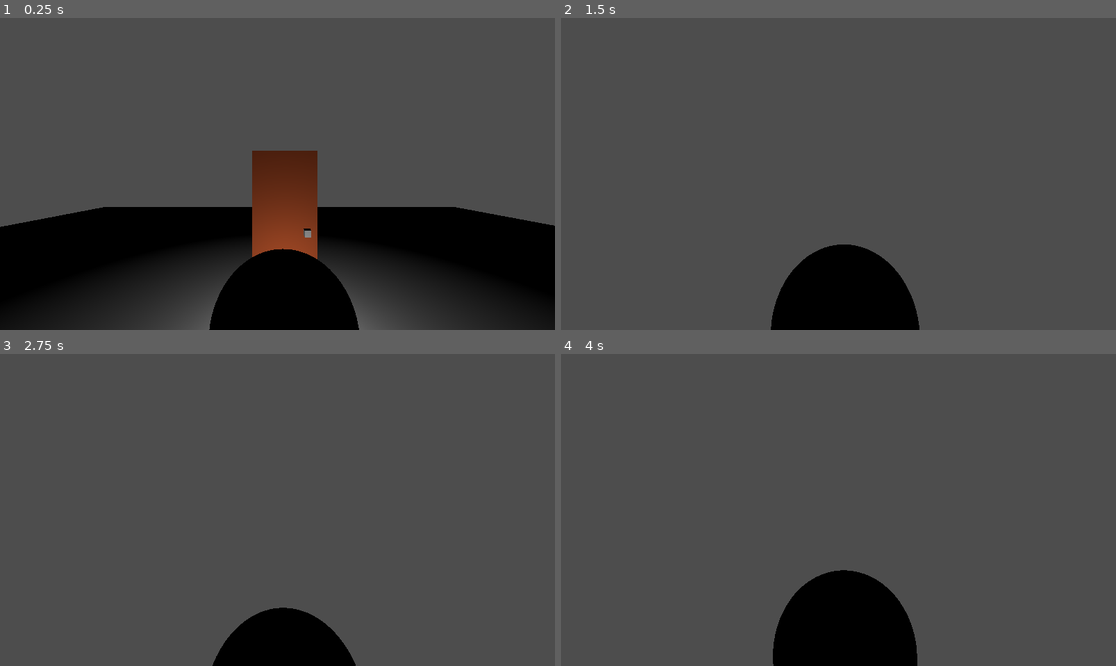
Above: before the commit, frames 1-4 (two rows, left to right).
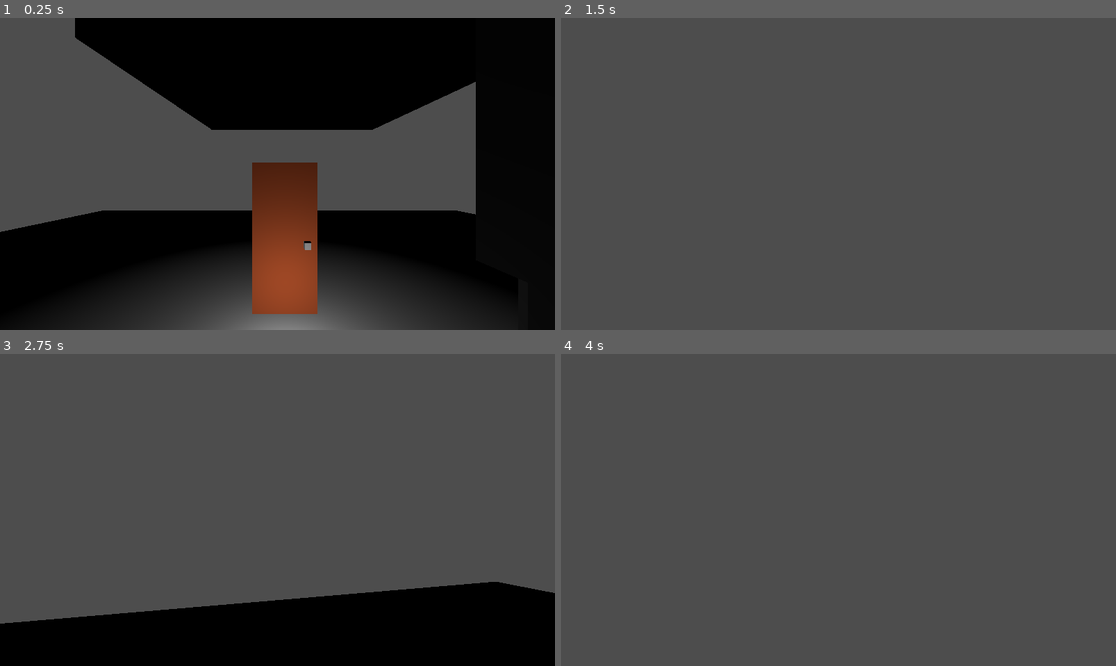
Above: after the commit, the same moments.

Repository: ChrFli/apl-beleuchtung-und-rendering
Game: Godot game, scene res://models/Worldtester.tscn
The game is run twice, just before and just after one commit, with the same random seed, the same clock (stepped at 60 frames per second) and the same inputs. This scene is started directly instead of the project's main scene.
Inputs (mouse positions are in pixels of both pictures, inside the frame that each line leads up to):
- Up to frame 1 (0.25 s): no input
- Up to frame 2 (1.5 s): tap Enter (ui_accept) at 0.5, 0.77 s; move the mouse to (866, 174) at 0.52 s; hold Up (ui_up) from 0.53 s (still down); tap E (interact) at 0.6, 1.35 s; move the mouse to (810, 174) at 1.27 s
- Up to frame 3 (2.75 s): keep holding Up (ui_up); tap Enter (ui_accept) at 1.52, 2 s; move the mouse to (288, 503) at 2.02 s; tap E (interact) at 2.1 s
- Up to frame 4 (4 s): keep holding Up (ui_up); move the mouse to (832, 516) at 2.77 s; tap E (interact) at 2.85, 3.6 s; tap Enter (ui_accept) at 3.02, 3.5, 3.77 s; move the mouse to (877, 513) at 3.52 s

The runs differ from the first frame. In frame 1, 37% of the frame differs, in the area x 0-100%, y 0-100%; in frame 2, 5.6%; in frame 3, 17%; in frame 4, 6.4%.

Commit message:
Zombie Modell hinzugefügt

Diff:
--- a/models/Worldtester.tscn
+++ b/models/Worldtester.tscn
@@ -1,7 +1,8 @@
-[gd_scene load_steps=5 format=3 uid="uid://cs0j2mkyn65g1"]
+[gd_scene load_steps=6 format=3 uid="uid://cs0j2mkyn65g1"]
 
 [ext_resource type="PackedScene" uid="uid://drxna0qrhrswo" path="res://models/door.tscn" id="1_22fkl"]
 [ext_resource type="PackedScene" uid="uid://chtutpgwaitak" path="res://models/char_dummy.tscn" id="2_70los"]
+[ext_resource type="PackedScene" uid="uid://dkmni3owxoxev" path="res://models/char_Zombie.tscn" id="3_sopfp"]
 
 [sub_resource type="BoxShape3D" id="BoxShape3D_iquhi"]
 size = Vector3(1, 0.942383, 1)
@@ -12,11 +13,12 @@
 
 [node name="CharDummy" parent="." instance=ExtResource("2_70los")]
 transform = Transform3D(0.08, 0, 0, 0, 0.08, 0, 0, 0, 0.08, -0.0631066, 0.90268, 1.22029)
+visible = false
 
 [node name="StaticBody3D" type="StaticBody3D" parent="."]
 
 [node name="CollisionShape3D" type="CollisionShape3D" parent="StaticBody3D"]
-transform = Transform3D(10, 0, 0, 0, 0.5, 0, 0, 0, 10, 0, -0.231831, 0.00665569)
+transform = Transform3D(20.8313, 0, 0, 0, 0.894223, 0, 0, 0, 17.8845, 0, -0.231831, 0.00665569)
 shape = SubResource("BoxShape3D_iquhi")
 
 [node name="MeshInstance3D" type="MeshInstance3D" parent="StaticBody3D"]
@@ -28,3 +30,17 @@
 
 [node name="OmniLight3D" type="OmniLight3D" parent="."]
 transform = Transform3D(1, 0, 0, 0, 1, 0, 0, 0, 1, 0, 0.663662, 0.985437)
+
+[node name="StaticBody3D2" type="StaticBody3D" parent="."]
+transform = Transform3D(1, 0, 0, 0, 1, 0, 0, 0, 1, 1.77968, 8.73693, -14.2168)
+
+[node name="CollisionShape3D" type="CollisionShape3D" parent="StaticBody3D2"]
+transform = Transform3D(20.8313, 0, 0, 0, 0.894223, 0, 0, 0, 17.8845, 0, -0.231831, 0.00665569)
+shape = SubResource("BoxShape3D_iquhi")
+
+[node name="MeshInstance3D" type="MeshInstance3D" parent="StaticBody3D2"]
+transform = Transform3D(20.7519, 0, 0, 0, 0.886336, 0, 0, 0, 17.7267, 0, -0.2615, 0)
+mesh = SubResource("BoxMesh_c1w26")
+
+[node name="CharacterBody3D" parent="." instance=ExtResource("3_sopfp")]
+transform = Transform3D(-0.339625, 0, -2.9691e-08, 0, 0.339625, 0, 2.9691e-08, 0, -0.339625, 0.104459, 0.189519, 3.11857)
--- /dev/null
+++ b/models/char_Zombie.tscn
@@ -0,0 +1,29 @@
+[gd_scene load_steps=5 format=3 uid="uid://dkmni3owxoxev"]
+
+[ext_resource type="Script" path="res://scripts/char_dummy.gd" id="1_6hf27"]
+[ext_resource type="ArrayMesh" uid="uid://dac0nesmnb4i7" path="res://models/Zed_1.obj" id="2_nu2u6"]
+[ext_resource type="Script" path="res://scripts/raycast3d.gd" id="3_vju00"]
+
+[sub_resource type="CapsuleShape3D" id="CapsuleShape3D_q0qdn"]
+
+[node name="CharacterBody3D" type="CharacterBody3D"]
+script = ExtResource("1_6hf27")
+
+[node name="Zed1" type="MeshInstance3D" parent="."]
+transform = Transform3D(1, 0, 0, 0, 1, 0, 0, 0, 1, -0.0527169, 3.43131, 0.101572)
+mesh = ExtResource("2_nu2u6")
+skeleton = NodePath("")
+
+[node name="Head" type="Node3D" parent="."]
+transform = Transform3D(0.918, 0, 0, 0, 0.918, 0, 0, 0, 0.5, -0.321861, -0.728376, 1.7994)
+
+[node name="Camera3D" type="Camera3D" parent="Head"]
+transform = Transform3D(-1, 6.83571e-09, -8.6885e-08, -6.83571e-09, 0.987697, 0.156383, 8.6885e-08, 0.156383, -0.987697, -0.0862703, 7.50887, -2.95272)
+
+[node name="RayCast3D" type="RayCast3D" parent="Head"]
+transform = Transform3D(-3.21942, -2.81451e-07, 1.23026e-14, 0, -1.40725e-07, -3.21942, 2.81451e-07, -3.21942, 1.40725e-07, 0, 4.45096, 0)
+script = ExtResource("3_vju00")
+
+[node name="CollisionShape3D" type="CollisionShape3D" parent="."]
+transform = Transform3D(3.86657, 0, 0, 0, 3.86657, 0, 0, 0, 3.86657, 0.75747, 3.71689, -0.034996)
+shape = SubResource("CapsuleShape3D_q0qdn")
--- a/models/char_dummy.tscn
+++ b/models/char_dummy.tscn
@@ -11,7 +11,7 @@
 height = 1.7
 
 [node name="CharDummy" type="CharacterBody3D"]
-transform = Transform3D(1, 0, 0, 0, 1, 0, 0, 0, 1, 0, 9.90194, 0)
+transform = Transform3D(0.155331, 0, 0, 0, 0.155331, 0, 0, 0, 0.155331, 0, 1.45548, 0)
 script = ExtResource("1_20cs2")
 
 [node name="Head" type="Node3D" parent="."]
@@ -20,6 +20,10 @@
 [node name="Camera3D" type="Camera3D" parent="Head"]
 transform = Transform3D(0.1, 0, 0, 0, 0.1, 0, 0, 0, 0.1, -0.072802, 1.81768, 2.42707)
 
+[node name="RayCast3D" type="RayCast3D" parent="Head"]
+transform = Transform3D(50, 1.70531e-14, -9.93883e-22, 0, -6.55671e-08, -2, -5.68435e-13, 1.5, -8.74228e-08, -7.18144e-15, 0.398244, -0.631685)
+script = ExtResource("2_bn8t2")
+
 [node name="CollisionShape3D" type="CollisionShape3D" parent="."]
 transform = Transform3D(10, 0, 0, 0, 10, 0, 0, 0, 10, 0, -1, 0)
 shape = SubResource("BoxShape3D_clfvh")
@@ -27,11 +31,3 @@
 [node name="MeshInstance3D" type="MeshInstance3D" parent="."]
 transform = Transform3D(10, 0, 0, 0, 10, 0, 0, 0, 10, 0, -0.838045, 0)
 mesh = SubResource("SphereMesh_haavp")
-
-[node name="RayCast3D" type="RayCast3D" parent="."]
-transform = Transform3D(200, 0, 0, 0, -6.55671e-07, -20, 0, 15, -8.74228e-07, 0, 2.98244, -6.31685)
-script = ExtResource("2_bn8t2")
-
-[node name="RayCast3D2" type="RayCast3D" parent="."]
-transform = Transform3D(-8.28097, 14.9871, -5.68434e-14, 8.73478e-06, 2.7148e-08, -20, -199.828, -0.621073, -8.74228e-07, 0, 2.98244, 0.252459)
-script = ExtResource("2_bn8t2")
--- a/scripts/char_dummy.gd
+++ b/scripts/char_dummy.gd
@@ -7,6 +7,9 @@
 
 @onready var head = $Head
 @onready var camera = $Head/Camera3D
+
+
+
 
 func _ready():
 	Input.set_mouse_mode(Input.MOUSE_MODE_CAPTURED)
@@ -33,6 +36,9 @@
 	var input_dir: Vector2 = Input.get_vector("ui_left", "ui_right", "ui_up", "ui_down")
 	var direction: Vector3 = (head.transform.basis * Vector3(input_dir.x, 0, input_dir.y)).normalized()
 
+
+
+
 	if direction:
 		velocity.x = direction.x * SPEED
 		velocity.z = direction.z * SPEED
